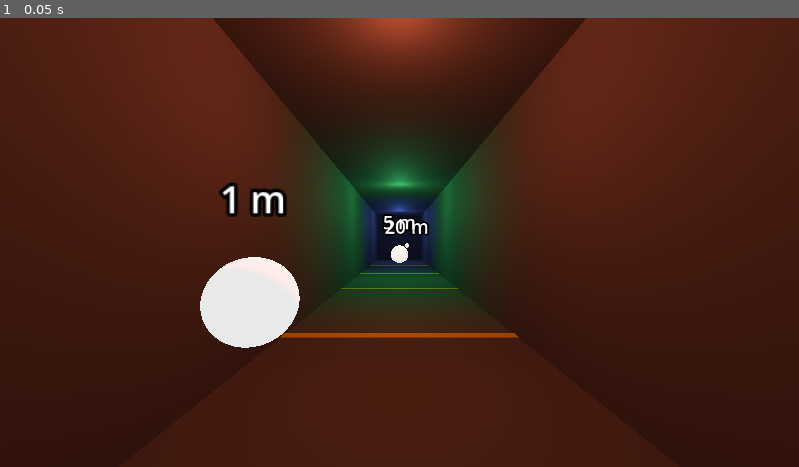
Above: before the commit, frame 1.
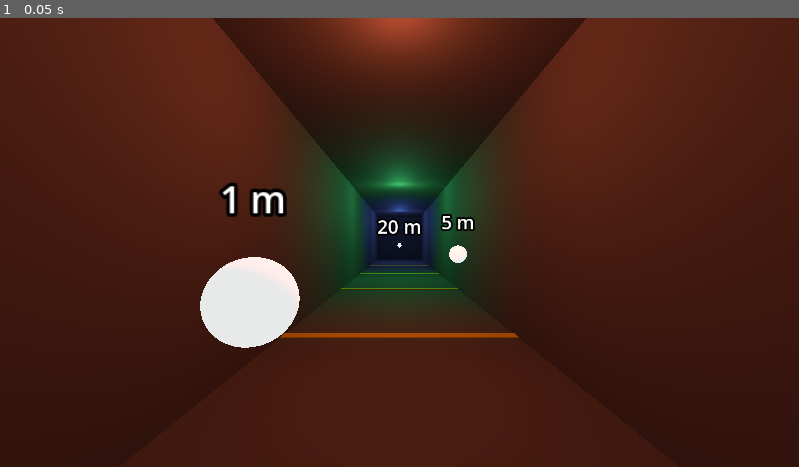
Above: after the commit, the same moment.

Repository: noless-zz/meltdown
Game: Godot game, scene res://main.tscn
The game is run twice, just before and just after one commit, with the same random seed, the same clock (stepped at 60 frames per second) and the same inputs.
Inputs:
- Up to frame 1 (0.05 s): no input

The runs differ from the first frame. In frame 1, 0.4% of the frame differs, in the area x 47-60%, y 43-55%.

Commit message:
Move the test tunnel markers out of each other's line of sight
At eye height the 5 m and 20 m markers were 1.4 degrees apart, so in the
headset the 5 m ball hid the 20 m ball and their labels overlapped. The
5 m marker moves 1 m to the right and the 20 m marker to the centre
line, which puts them about 11 degrees apart. Distances are unchanged.

The new test measures the angle between every pair of markers and labels
from the floor origin and from three eye heights. From the floor origin
alone the old layout measured 11.7 degrees and would have passed.

Serves PLT-2. Closes #22.

Co-Authored-By: Claude Fable 5.2 <noreply@anthropic.com>
Claude-Session: https://claude.ai/code/session_01Hhhk3xJU1DuzkDs9LMHgo7

Diff:
--- /dev/null
+++ b/game/tests/test_tunnel_markers.gd
@@ -0,0 +1,80 @@
+extends RefCounted
+
+## The distance markers of the stereo test tunnel must be readable side by
+## side from where the player starts (PLT-2). In the first headset session
+## the 5 m and 20 m markers were almost in line and hid each other.
+
+const MIN_SEPARATION_DEGREES: float = 3.0
+const EXPECTED_DISTANCES: Array[float] = [1.0, 5.0, 20.0]
+## The floor origin, as the issue states it, and seated, marker-height and
+## standing eye heights above it. The markers hang at eye height, so from the
+## floor they are spread vertically even when a headset sees them in line.
+const EYE_HEIGHTS: Array[float] = [0.0, 1.2, 1.4, 1.7]
+
+
+## Positions of `child_path` under every marker ("." for the marker itself),
+## in tunnel space. Empty if the tunnel could not be built.
+func _marker_points(child_path: String) -> Array[Vector3]:
+	var points: Array[Vector3] = []
+	var scene: PackedScene = load("res://view/test_tunnel.tscn") as PackedScene
+	if scene == null:
+		return points
+	var tunnel: Node = scene.instantiate()
+	tunnel.call("build")
+	var markers: Node = tunnel.get_node_or_null("Markers")
+	if markers != null:
+		for marker: Node3D in markers.get_children():
+			var target: Node3D = marker.get_node(child_path) as Node3D
+			points.append(marker.position if target == marker else marker.position + target.position)
+	tunnel.free()
+	return points
+
+
+## Smallest view angle, in degrees, between any two of `points` seen from `eye`.
+func _smallest_angle(points: Array[Vector3], eye: Vector3) -> float:
+	var smallest: float = 180.0
+	for i: int in points.size():
+		for j: int in range(i + 1, points.size()):
+			var angle: float = rad_to_deg((points[i] - eye).angle_to(points[j] - eye))
+			smallest = minf(smallest, angle)
+	return smallest
+
+
+func _check_separation(child_path: String, what: String) -> String:
+	var points: Array[Vector3] = _marker_points(child_path)
+	if points.size() != EXPECTED_DISTANCES.size():
+		return "expected %d markers, found %d" % [EXPECTED_DISTANCES.size(), points.size()]
+	for height: float in EYE_HEIGHTS:
+		var angle: float = _smallest_angle(points, Vector3(0.0, height, 0.0))
+		if angle < MIN_SEPARATION_DEGREES:
+			return "%s are only %.2f degrees apart from eye height %.1f m" % [what, angle, height]
+	return ""
+
+
+func test_markers_are_at_least_three_degrees_apart() -> String:
+	return _check_separation(".", "two markers")
+
+
+func test_marker_labels_are_at_least_three_degrees_apart() -> String:
+	return _check_separation("Label", "two labels")
+
+
+func test_marker_distances_stay_1_5_and_20_metres() -> String:
+	var points: Array[Vector3] = _marker_points(".")
+	if points.size() != EXPECTED_DISTANCES.size():
+		return "expected %d markers, found %d" % [EXPECTED_DISTANCES.size(), points.size()]
+	for i: int in points.size():
+		if not is_equal_approx(-points[i].z, EXPECTED_DISTANCES[i]):
+			return "marker %d is %.2f m down the tunnel, expected %.0f m" % [
+				i, -points[i].z, EXPECTED_DISTANCES[i]]
+	return ""
+
+
+func test_smallest_angle_sees_markers_in_line() -> String:
+	# The layout of the first headset session: 5 m and 20 m nearly in line.
+	var old_layout: Array[Vector3] = [
+		Vector3(-0.5, 1.4, -1.0), Vector3(0.0, 1.4, -5.0), Vector3(0.5, 1.4, -20.0)]
+	var angle: float = _smallest_angle(old_layout, Vector3(0.0, 1.4, 0.0))
+	if angle >= MIN_SEPARATION_DEGREES:
+		return "the old layout measures %.2f degrees, so the check would not have caught it" % angle
+	return ""
--- a/game/view/test_tunnel.gd
+++ b/game/view/test_tunnel.gd
@@ -14,7 +14,10 @@
 const START_Z: float = 2.0
 const STRIPE_SPACING: float = 5.0
 const MARKER_DISTANCES: Array[float] = [1.0, 5.0, 20.0]
-const MARKER_OFFSETS_X: Array[float] = [-0.5, 0.0, 0.5]
+# Sideways offsets chosen so that no marker hides another at any eye height:
+# the 5 m and 20 m markers are about 11 degrees apart, and the wide 20 m label
+# stays clear of both walls on the centre line.
+const MARKER_OFFSETS_X: Array[float] = [-0.5, 1.0, 0.0]
 const LIGHT_POSITIONS_Z: Array[float] = [-3.0, -12.0, -22.0]
 const LIGHT_COLORS: Array[Color] = [
 	Color(1.0, 0.45, 0.3),
Not shown, added: docs/devlog/2026-11-15-0002-builder-issue-22.md
